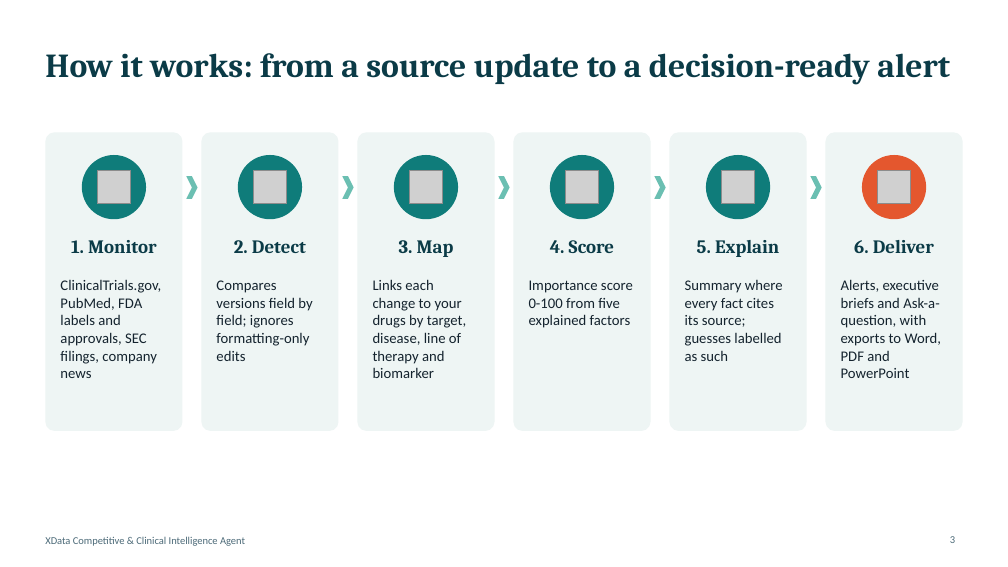
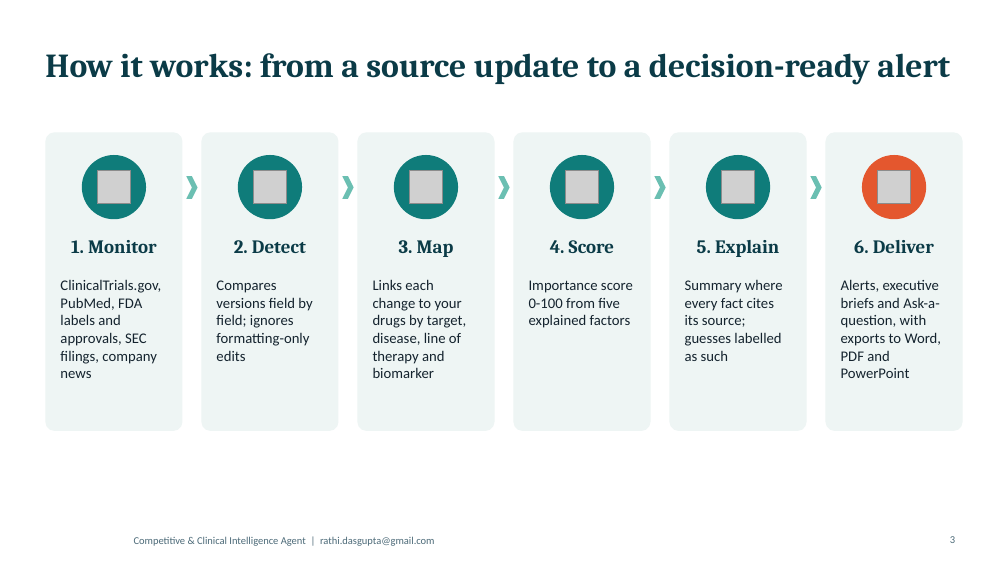
Before and after one commit to rathixdata/XData-Competitive-Clinical-Intelligence-Agent, a slide deck: slide 3 of docs/XData_CI_Agent_Overview.pptx. Drawn at 1008x567 pixels with LibreOffice and Linux fonts; fonts in the diff are those of the drawing; grey boxes stand for pictures; background and template pictures are left out. Boxes give left, top, right and bottom in pixels: in the first picture for what was removed or moved away, otherwise in the second. Text is boxed around its words. In the diff, an @@ line names an element or a change of style, - is before the commit and + after.

```diff
--- a/docs/XData_CI_Agent_Overview.pptx
+++ b/docs/XData_CI_Agent_Overview.pptx
@@ text at [134, 536, 435, 546]: text changed @@
-XData Competitive & Clinical Intelligence Agent
+Competitive & Clinical Intelligence Agent | rathi.dasgupta@gmail.com
```
Also in this commit, not shown: 7 other slides changed, 9 other files.
